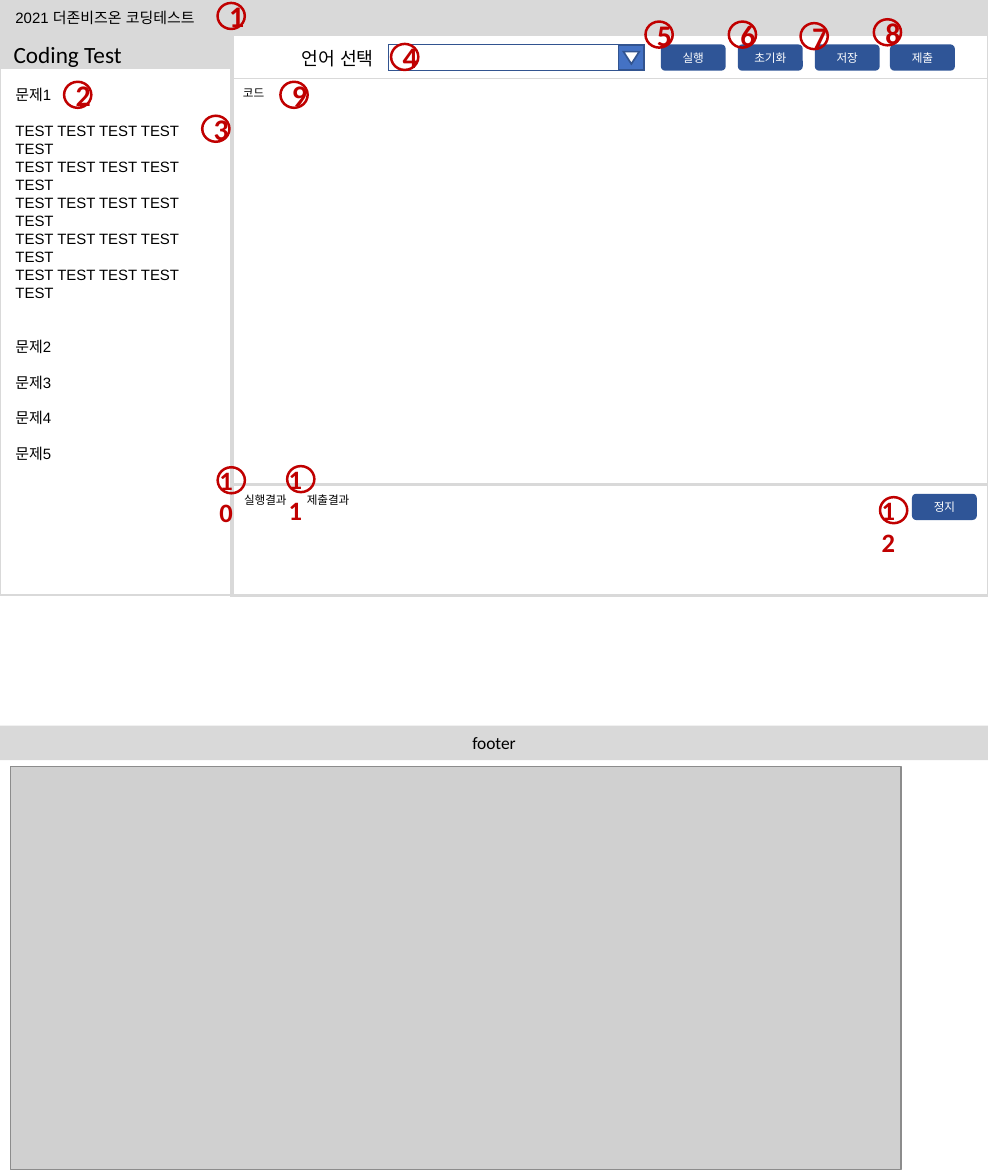
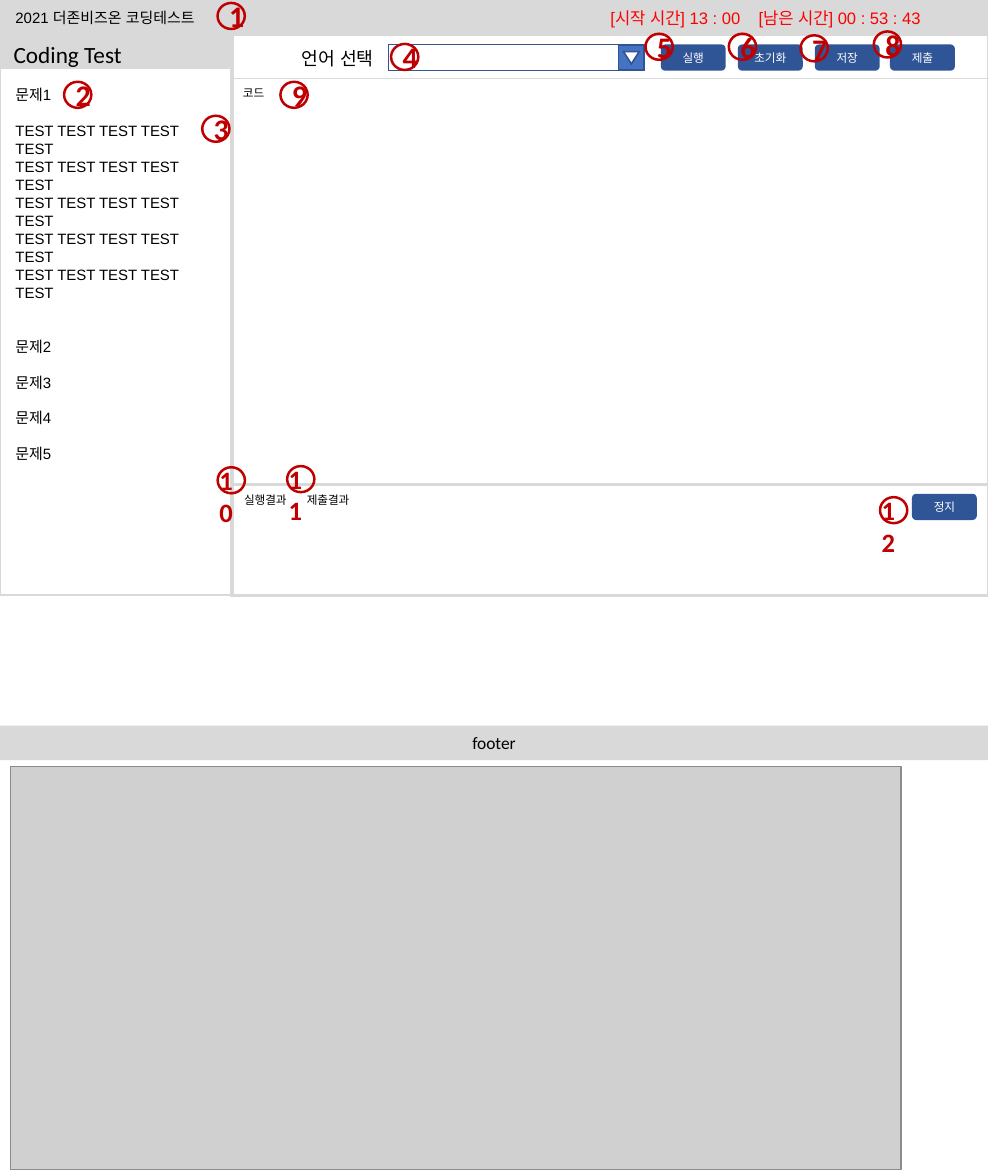
Before and after one commit to btcdd/document, a slide deck: slide 15 of 스토리보드.pptx (slide 14 before the commit). Drawn at 988x1176 pixels with LibreOffice and Linux fonts; fonts in the diff are those of the drawing; grey boxes stand for pictures. Boxes give left, top, right and bottom in pixels: in the first picture for what was removed or moved away, otherwise in the second. Text is boxed around its words. In the diff, an @@ line names an element or a change of style, - is before the commit and + after.

```diff
--- a/스토리보드.pptx
+++ b/스토리보드.pptx
@@ text added at (x1=610, y1=10, x2=920, y2=28), 10 pt, text #FF0000 @@
+[시작 시간] 13 : 00 [남은 시간] 00 : 53 : 43
@@ ellipse "7" moved from (x1=800, y1=23, x2=828, y2=49) to (x1=800, y1=36, x2=828, y2=62) @@
@@ 3 ellipses moved together from (x1=645, y1=19, x2=901, y2=48) to (x1=645, y1=31, x2=901, y2=60) @@
```
Also in this commit, not shown: 8 other slides changed, 3 slides added.
